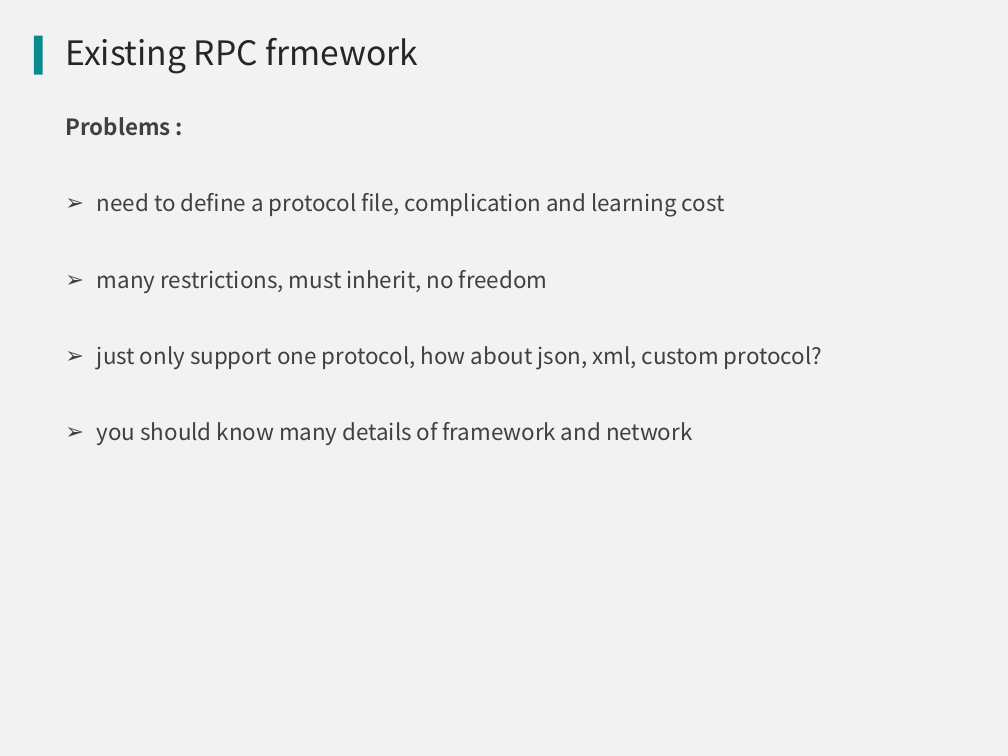
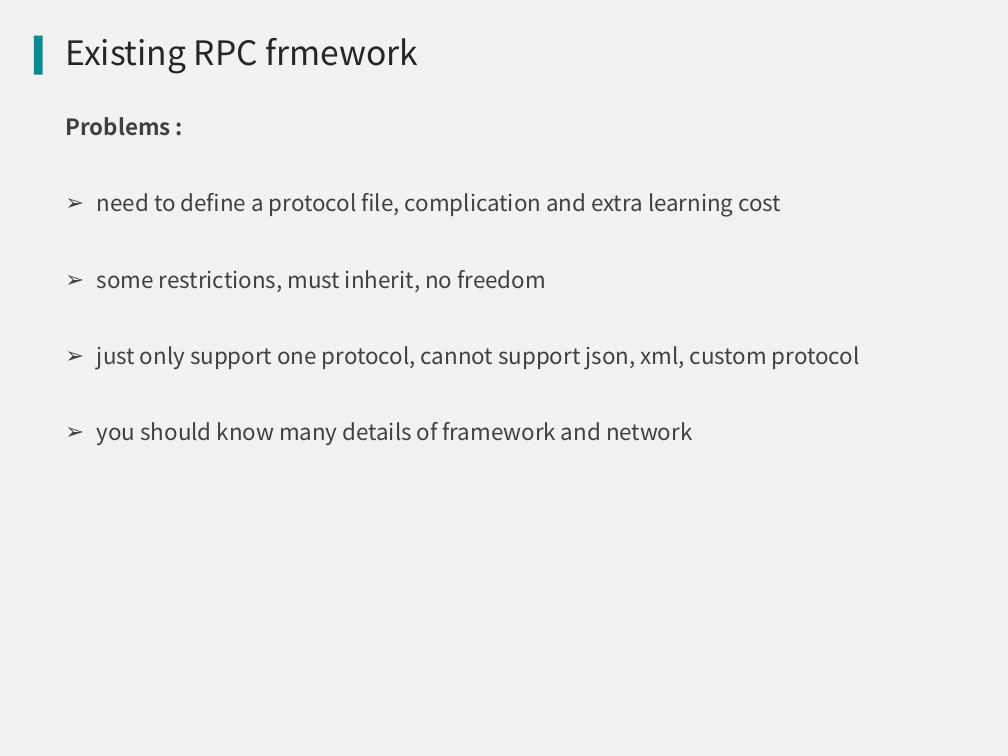
Before and after one commit to qicosmos/cppnow2017-ppt, a slide deck: slide 9 of An easy to use RPC framework implemented by c++11 and c++14 - shorter.pptx. Drawn at 1008x756 pixels with LibreOffice and Linux fonts; fonts in the diff are those of the drawing; background and template pictures are left out. Boxes give left, top, right and bottom in pixels: in the first picture for what was removed or moved away, otherwise in the second. Text is boxed around its words. In the diff, an @@ line names an element or a change of style, - is before the commit and + after.

Commit message:
update

```diff
--- a/An easy to use RPC framework implemented by c++11 and c++14 - shorter.pptx
+++ b/An easy to use RPC framework implemented by c++11 and c++14 - shorter.pptx
@@ text at box(97, 193, 860, 369): text changed @@
-➢ need to define a protocol file, complication and learning cost
-➢ many restrictions, must inherit, no freedom
-➢ just only support one protocol, how about json, xml, custom protocol?
+➢ need to define a protocol file, complication and extra learning cost
+➢ some restrictions, must inherit, no freedom
+➢ just only support one protocol, cannot support json, xml, custom protocol
```
Also in this commit, not shown: 6 other slides changed.
